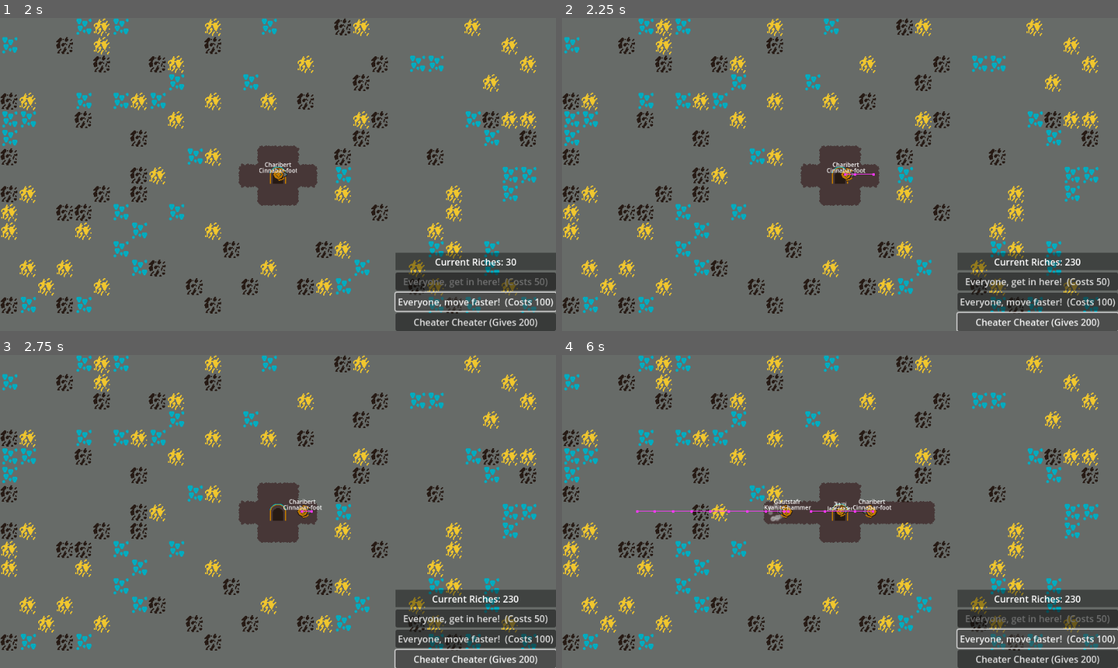
Above: before the commit, frames 1-4 (two rows, left to right).
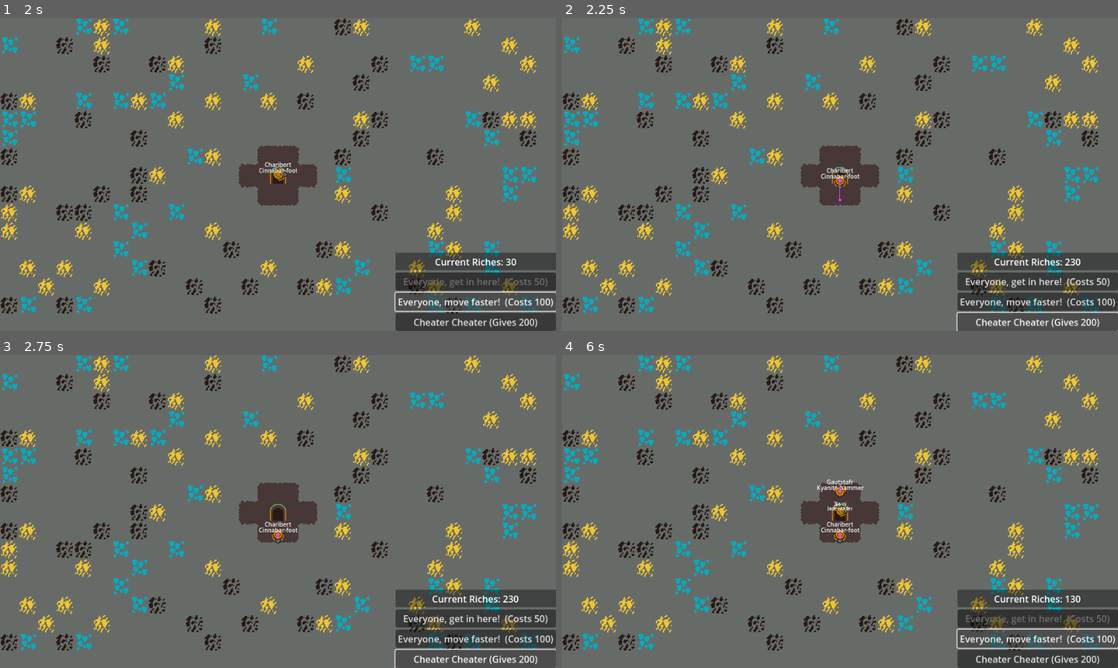
Above: after the commit, the same moments.

Repository: where-fore/dwarves
Game: Godot game, scene res://loose/main_game.tscn
The game is run twice, just before and just after one commit, with the same random seed, the same clock (stepped at 60 frames per second) and the same inputs.
Inputs:
- Up to frame 1 (2 s): click "Everyone, get in here! (Costs…" at 0.5 s; click "Everyone, move faster! (Costs…" at 1.25 s
- Up to frame 2 (2.25 s): click "Cheater Cheater (Gives 200)" at 2 s
- Up to frame 3 (2.75 s): no input
- Up to frame 4 (6 s): click "Everyone, get in here! (Costs…" at 2.75 s; click "Everyone, move faster! (Costs…" at 3.5 s; click "Cheater Cheater (Gives 200)" at 4.25 s; click "Everyone, get in here! (Costs…" at 5 s; click "Everyone, move faster! (Costs…" at 5.75 s

Frame 1 is identical in both runs. In frame 2, 0.3% of the frame differs, in the area x 46-57%, y 46-59%; in frame 3, 0.3%; in frame 4, 1.8%, in the area x 13-92%, y 39-80%.

Commit message:
work on pathfinding bugfix

Diff:
--- a/project/loose/dwarf.gd
+++ b/project/loose/dwarf.gd
@@ -24,7 +24,7 @@
 var rotation_when_grabbed_cooldown_reset:float = 0.025
 var rotation_when_grabbed_cooldown:float = 0
 
-var current_movement_goal:Vector2i
+var current_movement_goal:Vector2
 
 var speed_level_multiplier:float = 1.25
 
@@ -62,7 +62,7 @@
 
 				if raycast.get_collider() is StoneLayer:
 					var tilemap_detected:StoneLayer = raycast.get_collider()
-					var point_position_on_map:Vector2i = tilemap_detected.local_to_map(tilemap_detected.to_local(detection_point))
+					var point_position_on_map:Vector2 = tilemap_detected.local_to_map(tilemap_detected.to_local(detection_point))
 					if tilemap_detected.get_cell_tile_data(point_position_on_map):
 						var cell_to_check:TileData = tilemap_detected.get_cell_tile_data(point_position_on_map)
 						var is_mineable:bool = cell_to_check.get_custom_data("Is Mineable")
@@ -106,8 +106,8 @@
 		match decision:
 			0: direction_horizontal = 1
 			1: direction_vertical = 1
-	var direction:Vector2 = Vector2(direction_vertical, direction_horizontal) * 350
-	current_movement_goal = Vector2i(global_position) + Vector2i(direction)
+	var direction:Vector2 = Vector2(direction_horizontal, direction_vertical) * 350
+	current_movement_goal = Vector2(global_position) + Vector2(direction)
 
 func spawn_in_animation() -> void:
 	var tween:Tween = create_tween()
